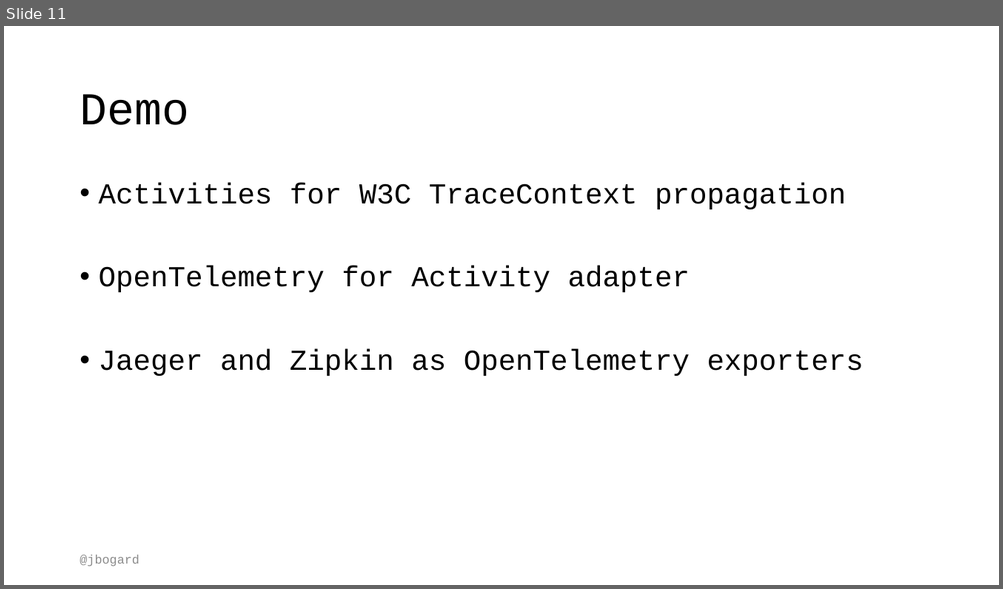
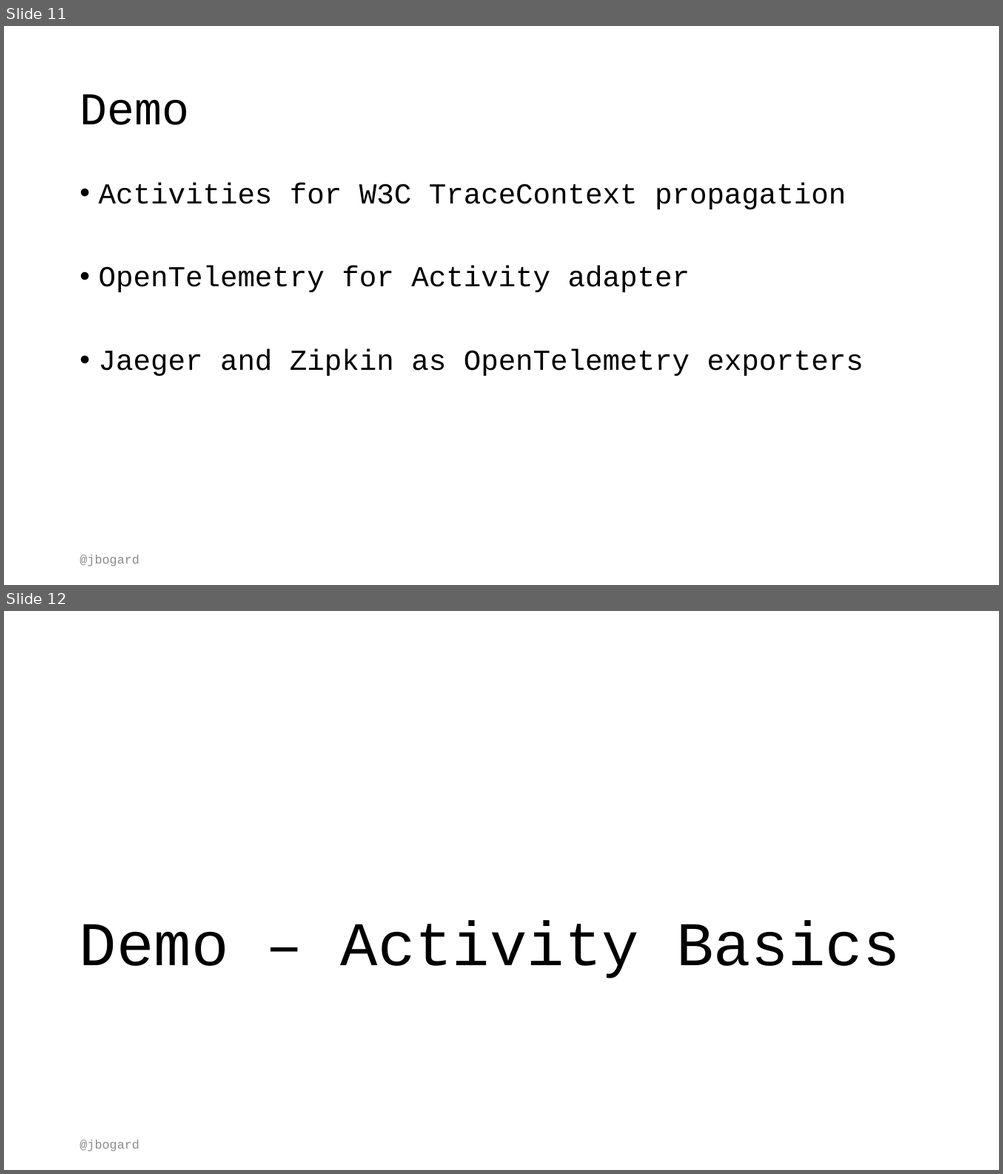
Before and after one commit to jbogard/presentations, a slide deck: DistributedTracing/DistributedTracing.pptx. Shown one above the other, each under a label of ours: slide 11 before the commit, slides 11 and 12 after it. The pictures are 1003x589 and 1003x1174 pixels, drawn with LibreOffice and Linux fonts; fonts in the diff are those of the drawing. Boxes give left, top, right and bottom in pixels: in the first picture for what was removed or moved away, otherwise in the second. Text is boxed around its words. In the diff, an @@ line names an element or a change of style, - is before the commit and + after.

```diff
--- a/DistributedTracing/DistributedTracing.pptx
+++ b/DistributedTracing/DistributedTracing.pptx
@@ slide 12 added at <box>4,611,999,1170</box>, background #FFFFFF @@
@@ title added at <box>79,921,899,979</box>, 60 pt, text #000000 @@
+Demo – Activity Basics
@@ text added at <box>79,1140,139,1152</box>, 12 pt, text #8C8C8C @@
+@jbogard
```
Also in this commit, not shown: 2 slides changed, 3 other slides added.
